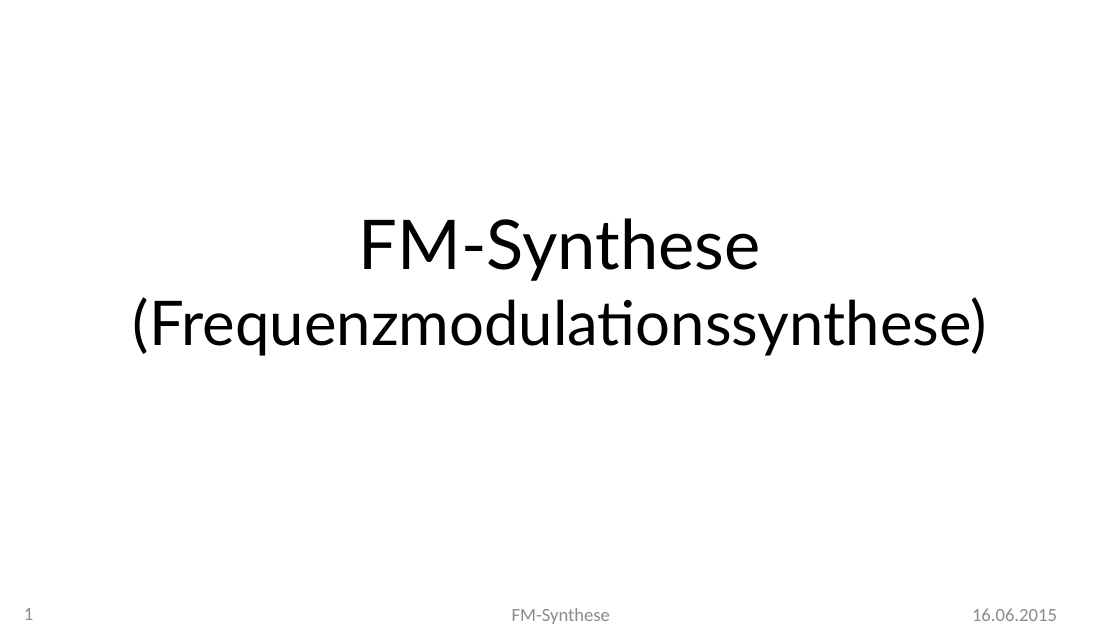
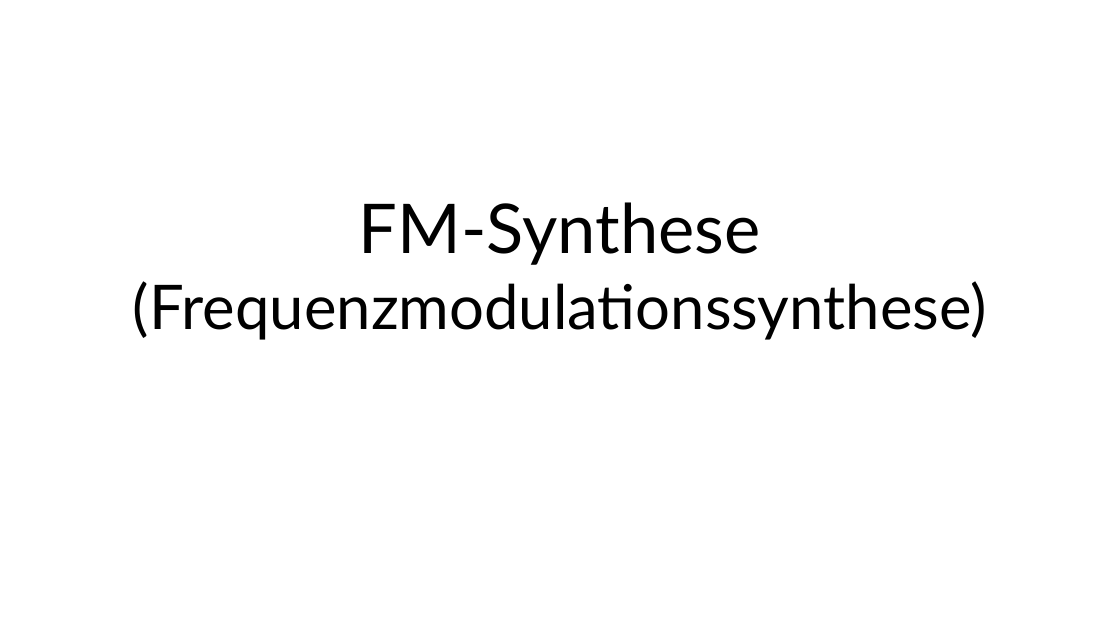
Before and after one commit to MBulli/VSeminar, a slide deck: slide 1 of Praesentation/FMSynthese-Julius.pptx. Drawn at 1120x630 pixels with LibreOffice and Linux fonts; fonts in the diff are those of the drawing; background and template pictures are left out. Boxes give left, top, right and bottom in pixels: in the first picture for what was removed or moved away, otherwise in the second. Text is boxed around its words. In the diff, an @@ line names an element or a change of style, - is before the commit and + after.

```diff
--- a/Praesentation/FMSynthese-Julius.pptx
+++ b/Praesentation/FMSynthese-Julius.pptx
@@ title "FM-Synthese (Frequenzmodulationssynthese)": place and size @@
-title "FM-Synthese (Frequenzmodulationssynthese)" at box(133, 218, 987, 356)
+title "FM-Synthese (Frequenzmodulationssynthese)" at box(133, 202, 987, 340)
@@ page number removed at box(24, 608, 33, 620) @@
-1
@@ text removed at box(512, 608, 610, 624) @@
-FM-Synthese
@@ text removed at box(972, 608, 1057, 621) @@
-16.06.2015
```
Also in this commit, not shown: 25 other slides changed, 1 slide added.
